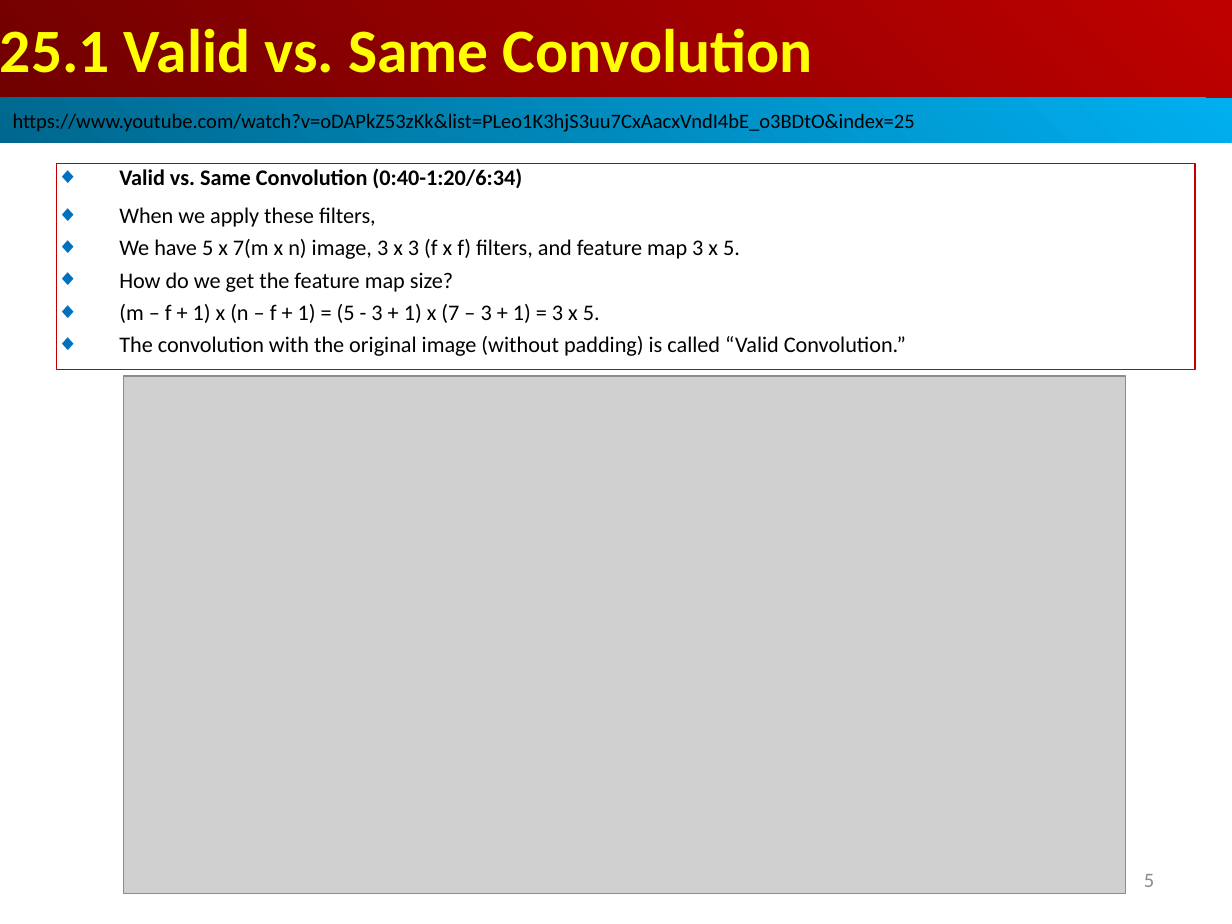
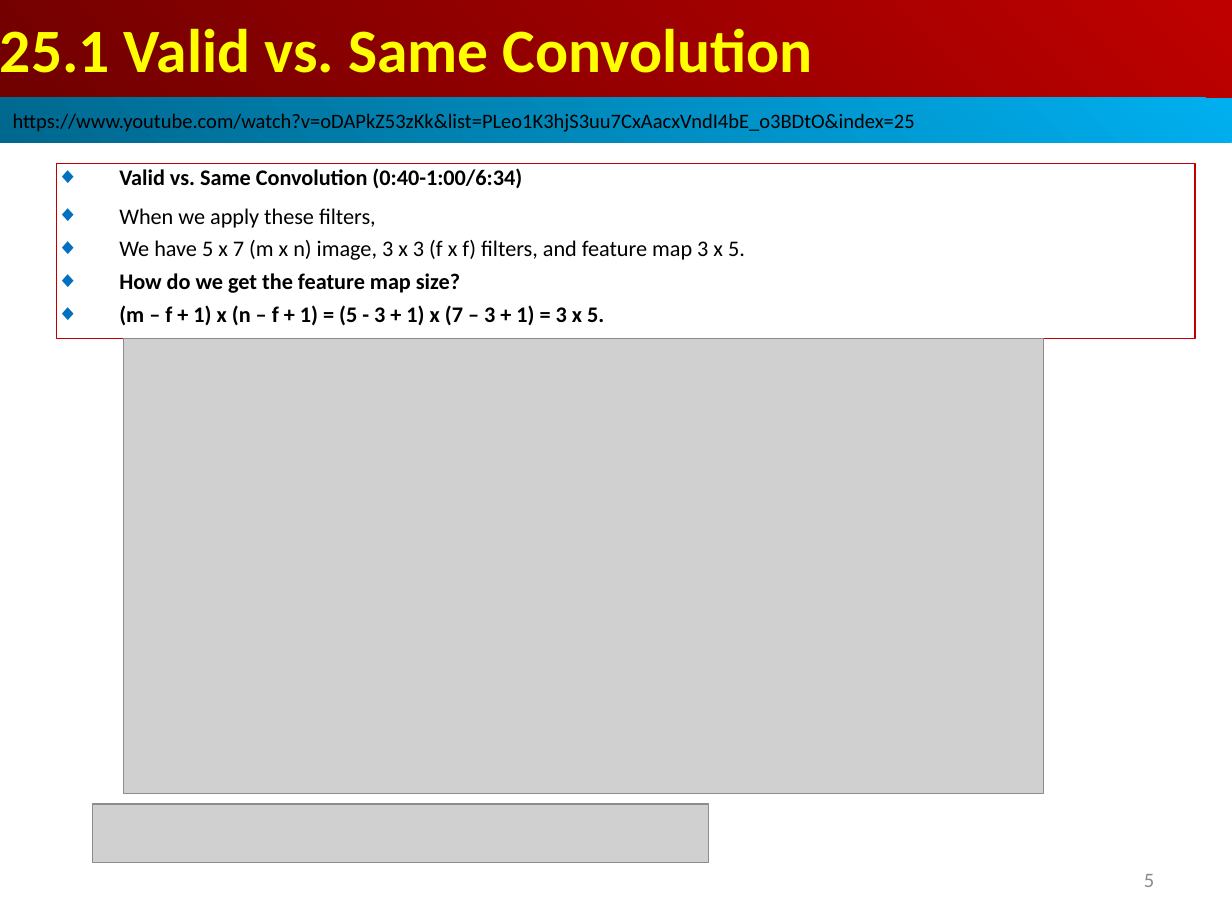
Before and after one commit to peterhchen/AIU_CS512_DL, a slide deck: slide 5 of 000_Lecture_Project/week13/01_Lecture/25_Pad_Stride.ppt. Drawn at 1232x924 pixels with LibreOffice and Linux fonts; fonts in the diff are those of the drawing; grey boxes stand for pictures. Boxes give left, top, right and bottom in pixels: in the first picture for what was removed or moved away, otherwise in the second. Text is boxed around its words. In the diff, an @@ line names an element or a change of style, - is before the commit and + after.

```diff
--- a/000_Lecture_Project/week13/01_Lecture/25_Pad_Stride.ppt
+++ b/000_Lecture_Project/week13/01_Lecture/25_Pad_Stride.ppt
@@ rectangle "Valid vs. Same Convolution (0:40-1:00/6:34)": place and size @@
-rectangle "Valid vs. Same Convolution (0:40-1:00/6:34)" at box(57, 164, 1195, 370)
+rectangle "Valid vs. Same Convolution (0:40-1:00/6:34)" at box(57, 164, 1195, 339)
@@ text in rectangle at box(119, 168, 522, 188): text changed @@
-◆ Valid vs. Same Convolution (0:40-1:20/6:34)
+◆ Valid vs. Same Convolution (0:40-1:00/6:34)
@@ text in rectangle at box(119, 208, 604, 325): bold on in "How do we get the feature map ...", "(m – f + 1) x (n ..." @@
@@ text in rectangle at box(119, 240, 745, 260): text changed @@
-◆ We have 5 x 7(m x n) image, 3 x 3 (f x f) filters, and feature map 3 x 5.
+◆ We have 5 x 7 (m x n) image, 3 x 3 (f x f) filters, and feature map 3 x 5.
@@ text in rectangle at box(119, 336, 906, 356): paragraph removed @@
-◆ The convolution with the original image (without padding) is called “Valid Convolution.”
@@ picture: place and size @@
-picture at box(123, 376, 1126, 893)
+picture at box(123, 339, 1044, 793)
@@ picture added at box(92, 804, 708, 862) @@
```
Also in this commit, not shown: 5 other slides changed, 3 slides added.
